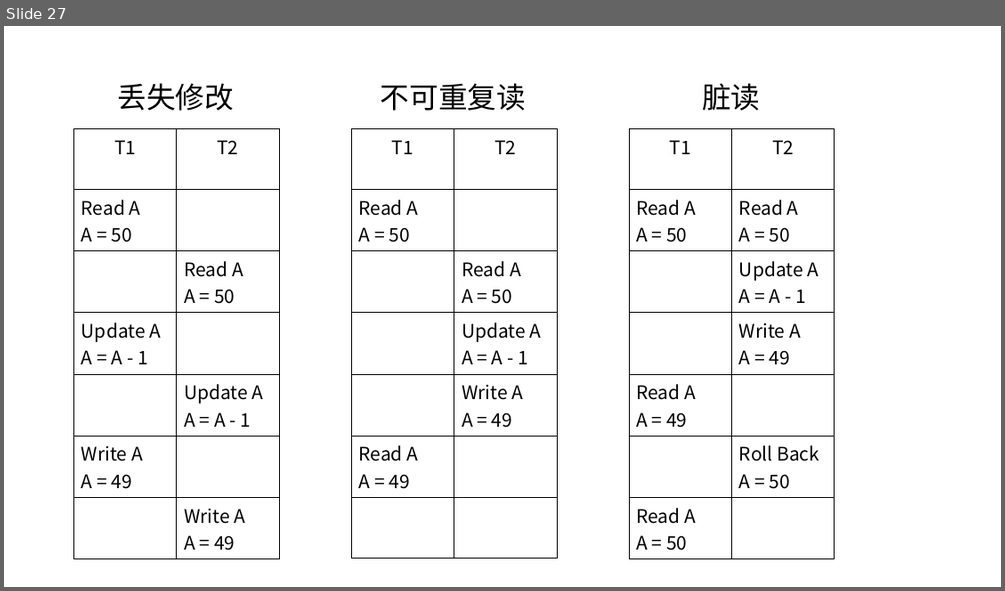
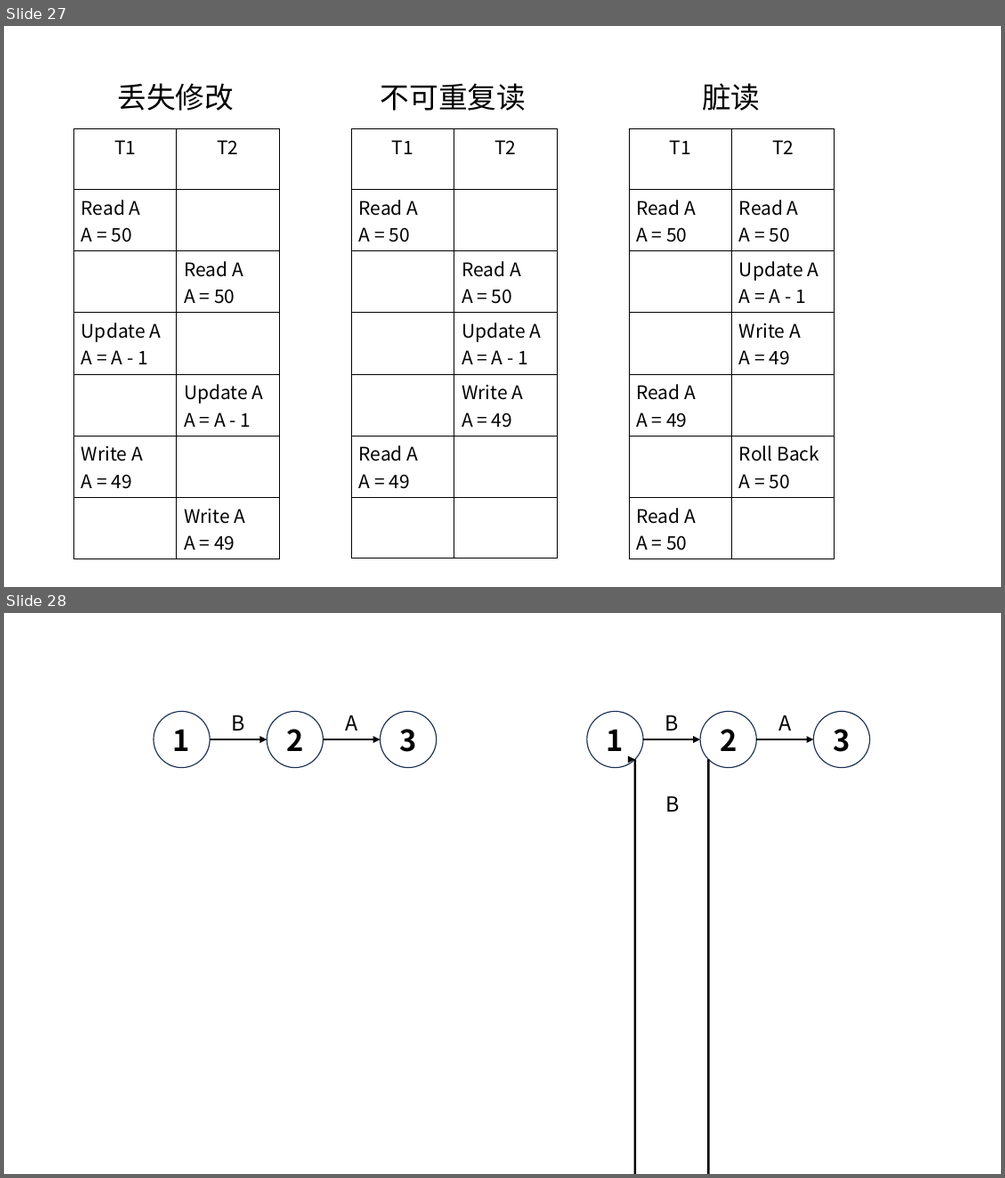
Before and after one commit to guofei9987/a, a slide deck: computer/database/database.pptx. Shown one above the other, each under a label of ours: slide 27 before the commit, slides 27 and 28 after it. The pictures are 1005x591 and 1005x1178 pixels, drawn with LibreOffice and Linux fonts; fonts in the diff are those of the drawing. Boxes give left, top, right and bottom in pixels: in the first picture for what was removed or moved away, otherwise in the second. Text is boxed around its words. In the diff, an @@ line names an element or a change of style, - is before the commit and + after.

```diff
--- a/computer/database/database.pptx
+++ b/computer/database/database.pptx
@@ slide 28 added at [4, 613, 1001, 1174], background #FFFFFF @@
@@ group added at [154, 711, 870, 811]: 6 ellipses, 5 texts, 4 arrows, 1 curved arrow @@
+1
+2
+3
+B
+A
+1
+2
+3
+B
+A
+B
```
Also in this commit, not shown: 1 slide changed, 3 other slides added, 3 slides removed, 5 other files.
